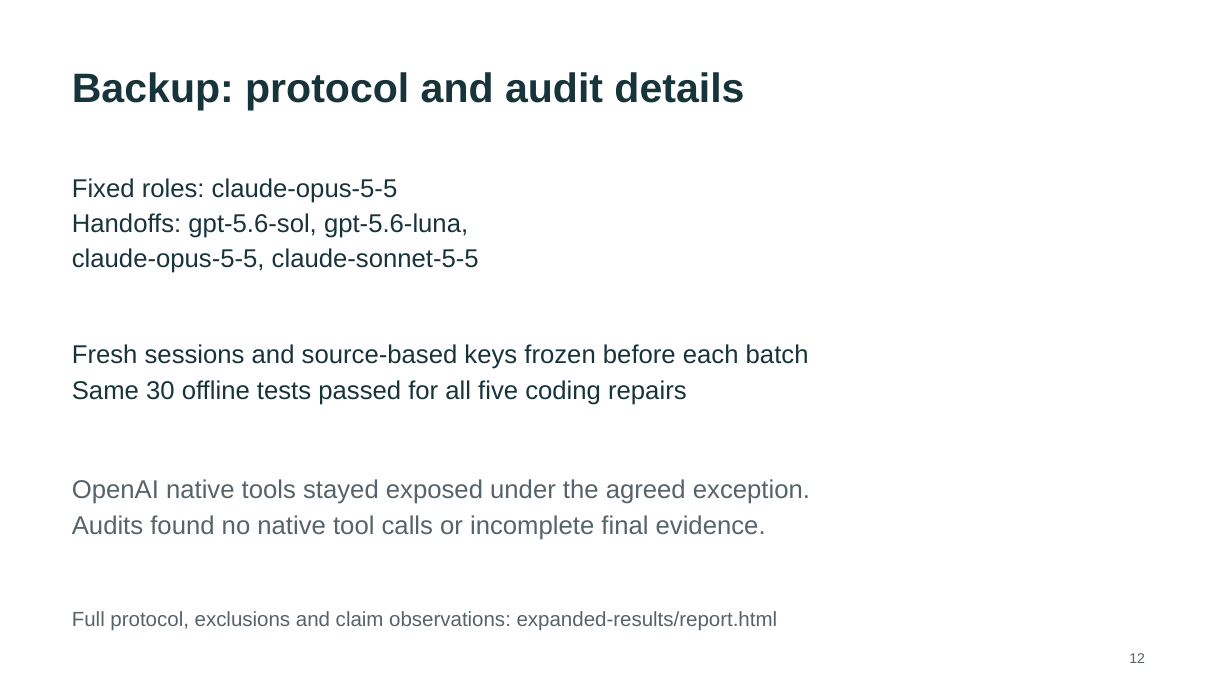
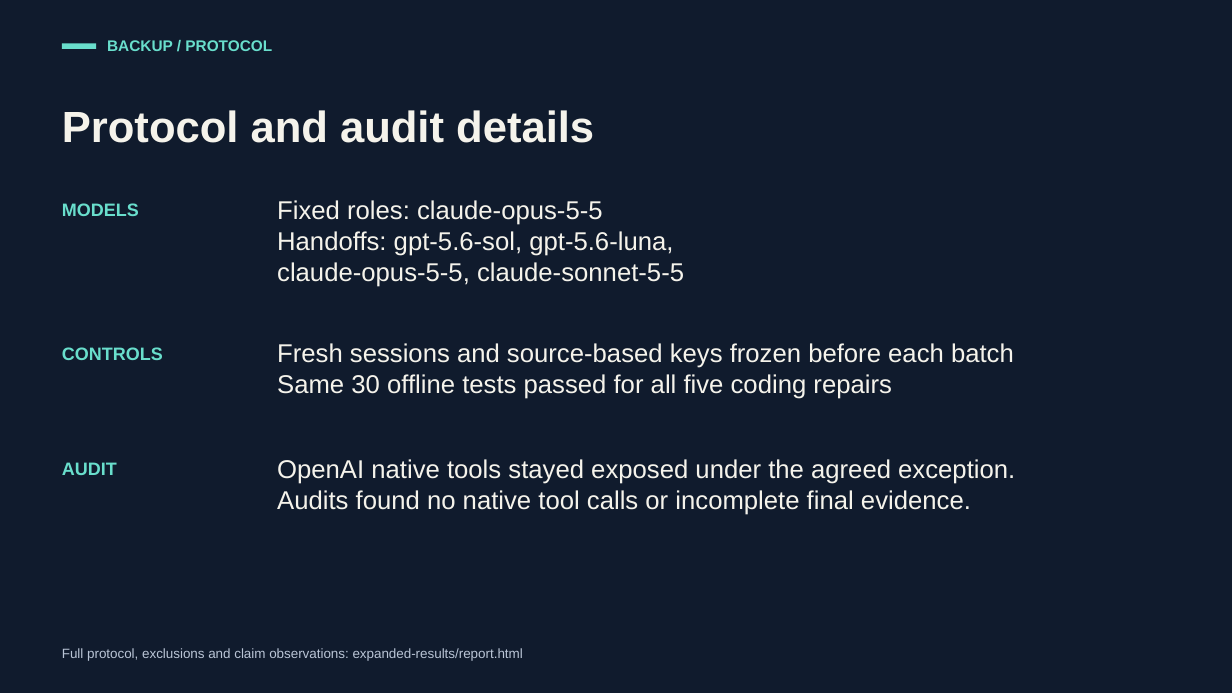
Before and after one commit to CS3227-2610-MP3-Deskmate/CS3227-2610-MP3, a slide deck: slide 12 of experiments/agent-handoff-2026-10-19/Agent_Handoff_Results.pptx. Drawn at 1232x693 pixels with LibreOffice and Linux fonts; fonts in the diff are those of the drawing. Boxes give left, top, right and bottom in pixels: in the first picture for what was removed or moved away, otherwise in the second. Text is boxed around its words. In the diff, an @@ line names an element or a change of style, - is before the commit and + after.

Commit message:
docs: Restyle the agent handoff slides

```diff
--- a/experiments/agent-handoff-2026-10-19/Agent_Handoff_Results.pptx
+++ b/experiments/agent-handoff-2026-10-19/Agent_Handoff_Results.pptx
@@ background #FFFFFF to #101B2D @@
@@ rectangle added at (62, 43, 96, 49), fill #69DECC @@
@@ text added at (107, 40, 272, 51), 12 pt, text #69DECC, bold @@
+BACKUP / PROTOCOL
@@ text "Protocol and audit details" at (62, 110, 594, 143): vertical alignment top to middle @@
@@ text at (62, 110, 594, 143): text changed; size 32 to 34 pt; text colour #18343B to #F5F3EB @@
-Backup: protocol and audit details
+Protocol and audit details
@@ text added at (62, 203, 139, 216), 14 pt, text #69DECC, bold @@
+MODELS
@@ text at (277, 200, 603, 225): text colour #18343B to #F5F3EB in "Fixed roles: claude-opus-5-5"; line spacing 1.15 to 1 @@
@@ text "Fixed roles: claude-opus-5-5": place and size @@
-text "Fixed roles: claude-opus-5-5" at (72, 178, 479, 273)
+text "Fixed roles: claude-opus-5-5" at (277, 200, 684, 287)
@@ text at (277, 231, 684, 287): text changed; text colour #18343B to #F5F3EB @@
-Handoffs: gpt-5.6-sol, gpt-5.6-luna,
-claude-opus-5-5, claude-sonnet-5-5
+Handoffs: gpt-5.6-sol, gpt-5.6-luna,
+claude-opus-5-5, claude-sonnet-5-5
@@ text added at (62, 347, 163, 360), 14 pt, text #69DECC, bold @@
+CONTROLS
@@ text "Fresh sessions and source-based keys ...": place and size @@
-text "Fresh sessions and source-based keys ..." at (72, 344, 809, 405)
+text "Fresh sessions and source-based keys ..." at (277, 343, 1014, 399)
@@ text "Fresh sessions and source-based keys ..." at (277, 343, 1014, 399): text colour #18343B to #F5F3EB; line spacing 1.15 to 1 @@
@@ text added at (62, 462, 117, 475), 14 pt, text #69DECC, bold @@
+AUDIT
@@ text "OpenAI native tools stayed exposed ...": place and size @@
-text "OpenAI native tools stayed exposed ..." at (72, 479, 810, 540)
+text "OpenAI native tools stayed exposed ..." at (277, 459, 1015, 515)
@@ text "OpenAI native tools stayed exposed ..." at (277, 459, 1015, 515): text colour #56636A to #F5F3EB; line spacing 1.15 to 1 @@
@@ text "Full protocol, exclusions and claim ...": place and size @@
-text "Full protocol, exclusions and claim ..." at (72, 611, 778, 630)
+text "Full protocol, exclusions and claim ..." at (62, 648, 523, 661)
@@ text "Full protocol, exclusions and claim ..." at (62, 648, 523, 661): size 16 to 10.5 pt, text colour #56636A to #B9C4D5; line spacing 1.15 to 1; vertical alignment top to middle @@
@@ text removed at (1129, 653, 1145, 663) @@
-12
```
Also in this commit, not shown: 11 other slides changed, 1 other file.
